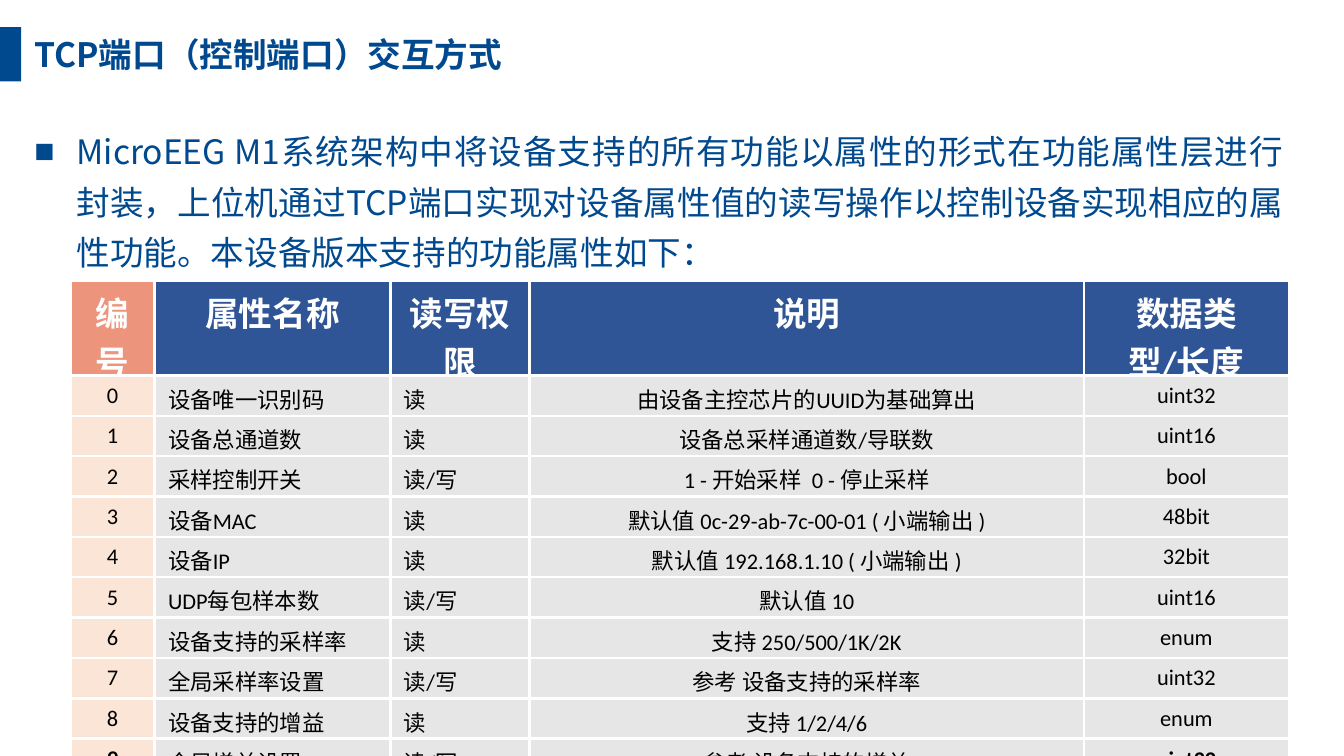
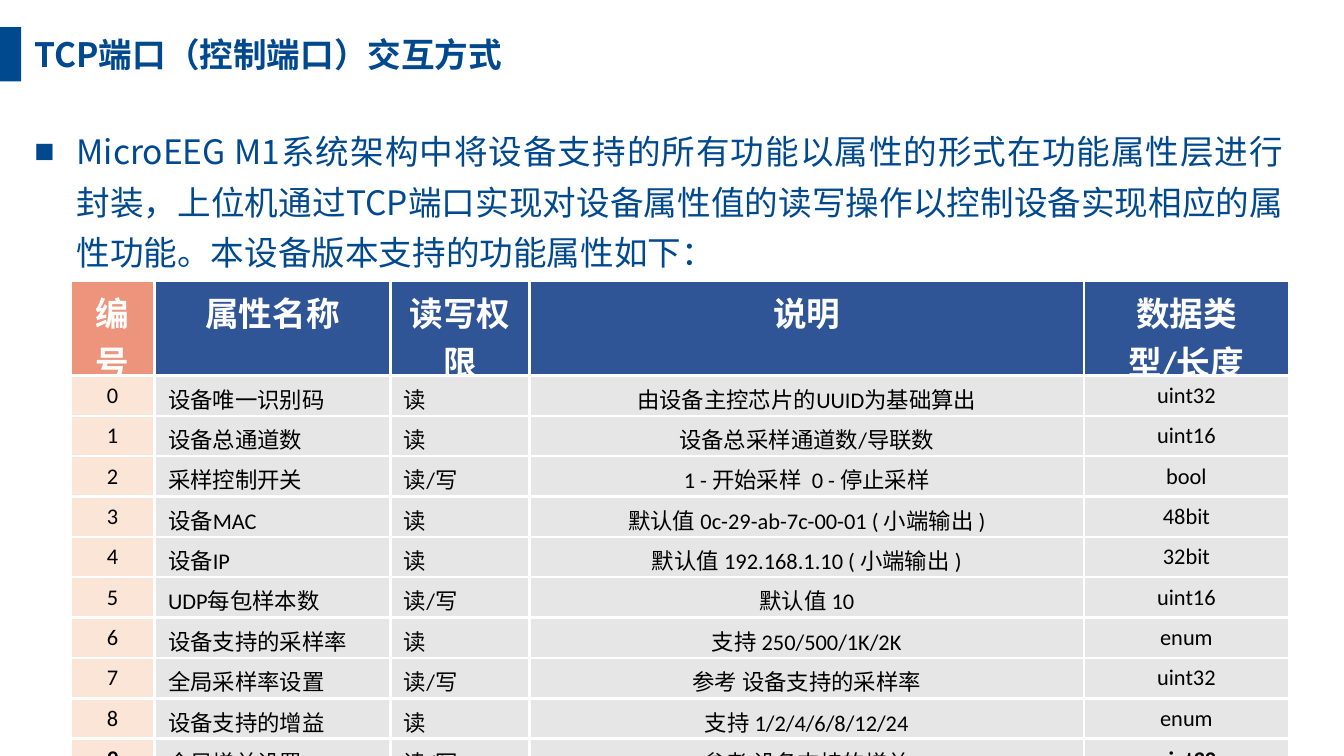
Before and after one commit to gjmsilly/MicroEEG, a slide deck: slide 4 of Info/MicroEEG以太网版通讯协议v1.4.pptx. Drawn at 1344x756 pixels with LibreOffice and Linux fonts; fonts in the diff are those of the drawing. Boxes give left, top, right and bottom in pixels: in the first picture for what was removed or moved away, otherwise in the second. Text is boxed around its words. In the diff, an @@ line names an element or a change of style, - is before the commit and + after.

```diff
--- a/Info/MicroEEG以太网版通讯协议v1.4.pptx
+++ b/Info/MicroEEG以太网版通讯协议v1.4.pptx
@@ table at bbox=[71, 281, 1290, 737] @@
-row 10, column 4: 支持 1/2/4/6
+row 10, column 4: 支持 1/2/4/6/8/12/24
```
Also in this commit, not shown: 2 other slides changed, 14 other files.
